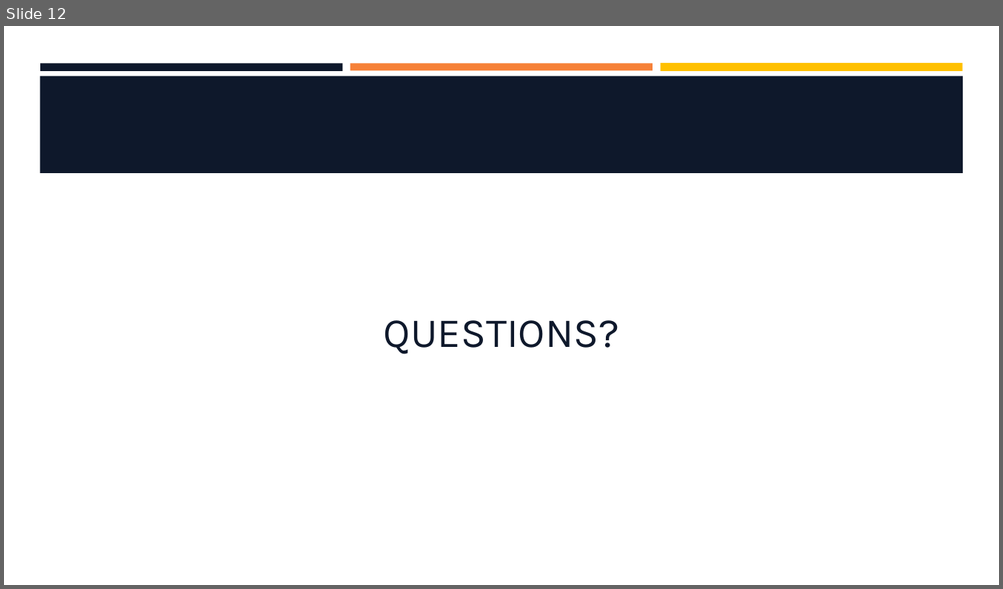
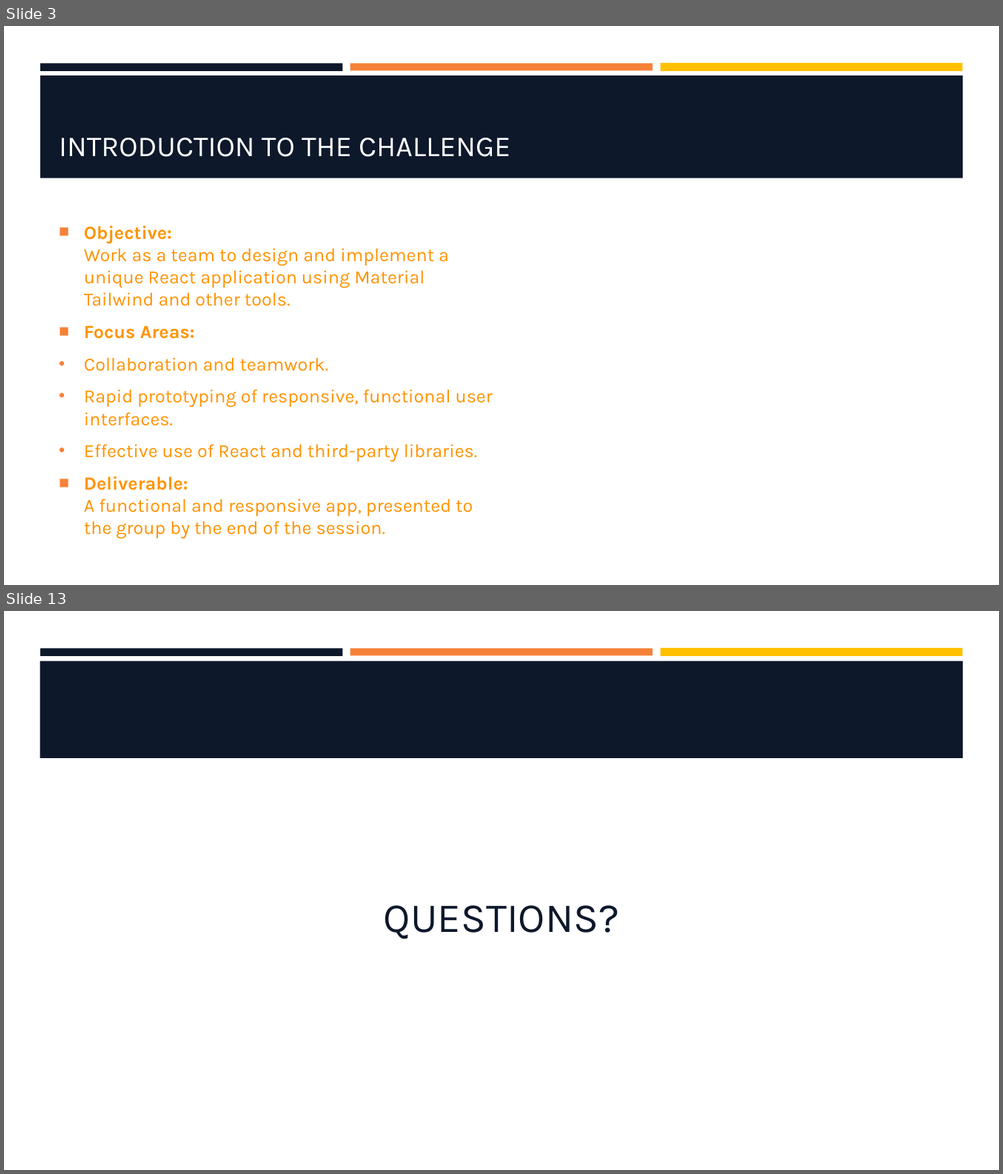
Before and after one commit to hawkeye1900/SBC-Sept24, a slide deck: week-10/W10-S3-TailwindGroupChallenge/W10-S3-TailwindGroupChallenge.pptx. Shown one above the other, each under a label of ours: slide 12 before the commit, slides 3 and 13 after it; the slides between them are not shown. The pictures are 1003x589 and 1003x1174 pixels, drawn with LibreOffice and Linux fonts; fonts in the diff are those of the drawing; background and template pictures are left out. Boxes give left, top, right and bottom in pixels: in the first picture for what was removed or moved away, otherwise in the second. Text is boxed around its words. In the diff, an @@ line names an element or a change of style, - is before the commit and + after.

Commit message:
Added Challenge and Presentation to W10-S3

```diff
--- a/week-10/W10-S3-TailwindGroupChallenge/W10-S3-TailwindGroupChallenge.pptx
+++ b/week-10/W10-S3-TailwindGroupChallenge/W10-S3-TailwindGroupChallenge.pptx
@@ slide 3 added at [4,26,999,585], background #FFFFFF; not listed: 3 template elements that a slide beside it also shows @@
@@ rectangle added at [40,76,963,178], fill #0E182B @@
@@ title added at [59,138,510,157], 28 pt, text #FFFFFF @@
+INTRODUCTION TO THE CHALLENGE
@@ text added at [84,226,492,539], 18 pt, text #FF9300 @@
+■ Objective:
+  Work as a team to design and implement a unique React application using Material Tailwind and other tools.
+■ Focus Areas:
+• Collaboration and teamwork.
+• Rapid prototyping of responsive, functional user interfaces.
+• Effective use of React and third-party libraries.
+■ Deliverable:
+  A functional and responsive app, presented to the group by the end of the session.
@@ what was slide 12 is now slide 13 @@
```
Also in this commit, not shown: 3 slides changed, 8 other slides added, 8 slides removed, 2 other files.
